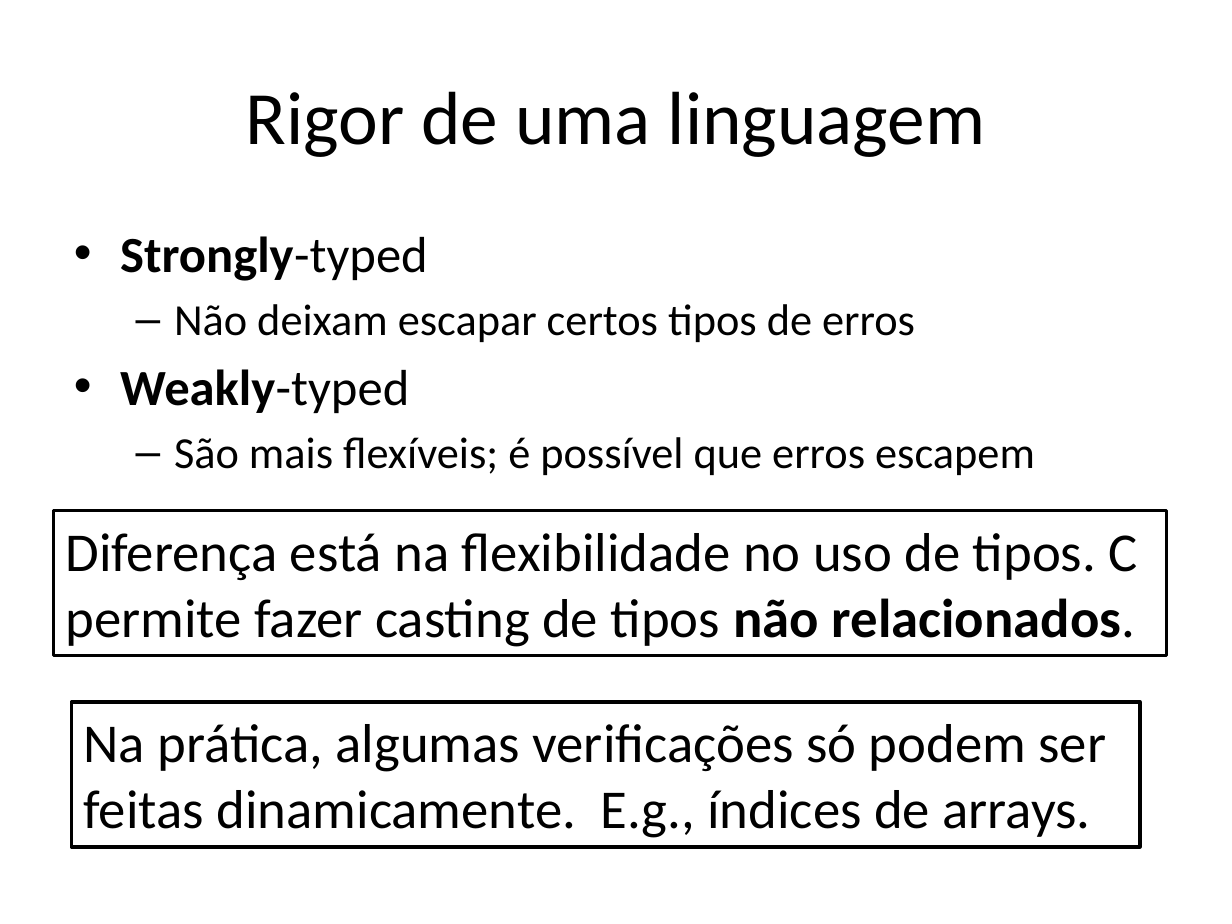
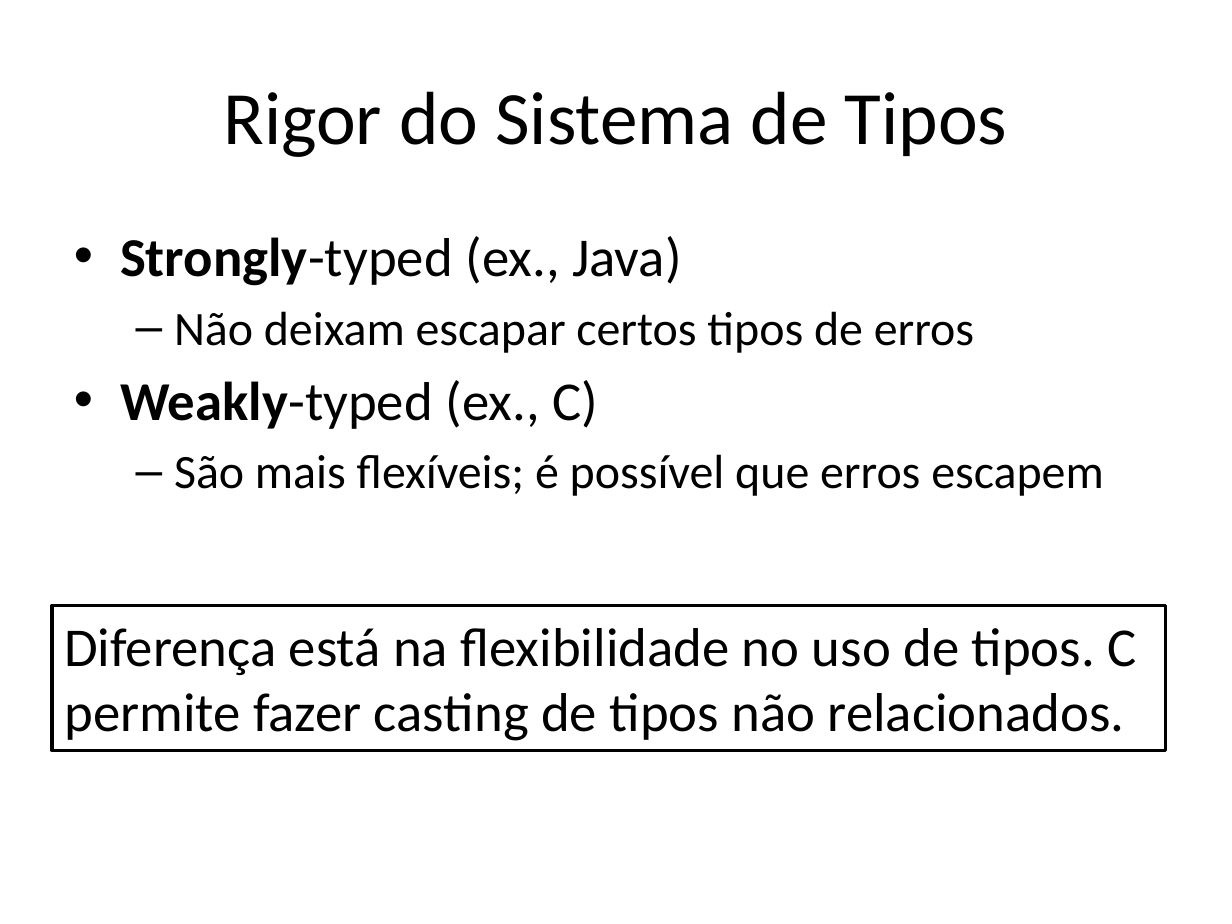
Before and after one commit to damorim/compilers-cin, a slide deck: slide 26 of slides-aulas/analise-semantica.pptx. Drawn at 1232x924 pixels with LibreOffice and Linux fonts; fonts in the diff are those of the drawing. Boxes give left, top, right and bottom in pixels: in the first picture for what was removed or moved away, otherwise in the second. Text is boxed around its words. In the diff, an @@ line names an element or a change of style, - is before the commit and + after.

```diff
--- a/slides-aulas/analise-semantica.pptx
+++ b/slides-aulas/analise-semantica.pptx
@@ title at (223, 91, 1008, 157): text changed @@
-Rigor de uma linguagem
+Rigor do Sistema de Tipos
@@ text at (120, 236, 682, 286): text changed; size 29.6 to 32 pt; bold off @@
-• Strongly-typed
+• Strongly-typed (ex., Java)
@@ text at (174, 311, 1103, 496): size 25.9 to 28 pt in "Não deixam escapar certos tipos de erros", "São mais flexíveis; é possível que erros ..." @@
@@ text at (120, 380, 598, 429): text changed; size 29.6 to 32 pt; bold off @@
-• Weakly-typed
+• Weakly-typed (ex., C)
@@ rectangle "Diferença está na flexibilidade no ...": place and size @@
-rectangle "Diferença está na flexibilidade no ..." at (53, 510, 1167, 655)
+rectangle "Diferença está na flexibilidade no ..." at (52, 605, 1165, 750)
@@ rectangle "Diferença está na flexibilidade no ..." at (52, 605, 1165, 750): bold off in "não relacionados." @@
@@ rectangle removed at (71, 702, 1140, 848) @@
-Na prática, algumas verificações só podem ser feitas dinamicamente. E.g., índices de arrays.
```
Also in this commit, not shown: 17 other slides changed, 1 slide added, 1 other file.
